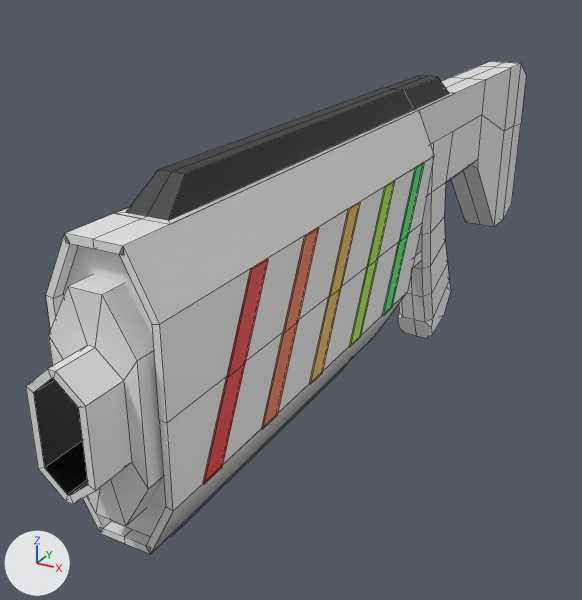
An edit to the FBX model Assets/Ethan_Objects/Protogun_Gun.fbx, drawn before and after from the same camera.
Camera for both pictures: a camera (50 mm lens) standing at (0.1416, -0.9302, 0.7803) and looking at (-0.0341, -0.6109, 0.6206). Arrows for +X, +Y and +Z are at lower left; the lights stay in place. Mesh edges are drawn as thin lines. Where no turn or scale is listed for an object, it has been applied to the vertices. Vertices at the same position are counted once.

The first picture shows 'MSH_GUN.001'.
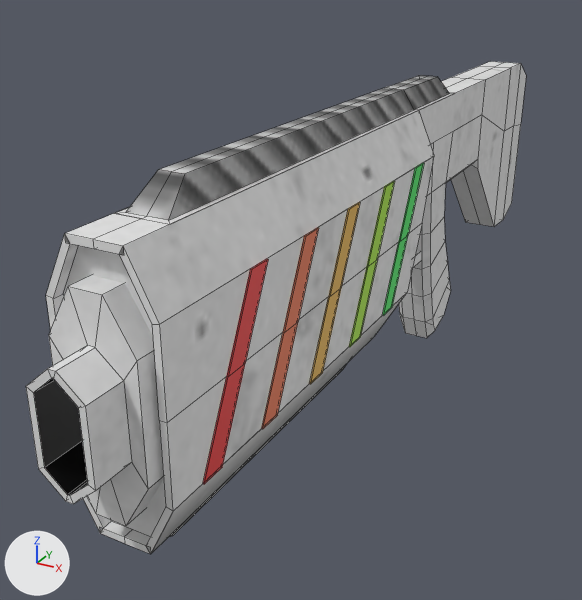
Commit message: Gun visuals updated

Edits to the scene script, one JSON object a line:
```json
{"op": "add", "block": "img_airvent_256_texture_png", "code": ["img_airvent_256_texture_png = load_image('Airvent_256_texture.png', 'Airvent_256_texture.png', 256, 256, 'sRGB')"]}
{"op": "add", "block": "img_fps_gun_texture_001_png", "code": ["img_fps_gun_texture_001_png = load_image('FPS_Gun_texture.001.png', 'FPS_Gun_texture.001.png', 256, 256, 'sRGB')"]}
{"op": "remove", "block": "mat_mat_gun_001", "code": "mat_mat_gun_001.base_color = (0.8, 0.8, 0.8)  # white #e7e7e7"}
{"op": "add", "block": "mat_mat_gun_001", "code": "mat_mat_gun_001.texture = img_fps_gun_texture_001_png"}
{"op": "remove", "block": "mat_mat_top_airvent", "code": "mat_mat_top_airvent.base_color = (0.0204, 0.0204, 0.0204)  # black #272727"}
{"op": "add", "block": "mat_mat_top_airvent", "code": "mat_mat_top_airvent.texture = img_airvent_256_texture_png  # with its transparency"}
{"block": "me_cube_001", "where": "# used by ob_msh_gun_001; location = (0.0, -0.522, 0.624)"}
{"block": "me_cube_001", "where": "# verts and faces of me_cube_001; kept vertices keep their numbers, new ones are numbered from 436"}
{"block": "me_cube_001", "where": "# before: 117 (0.0, -0.004, -0.041) at pixel (413, 319), 119 (0.0, 0.002, -0.054) at pixel (416, 335), 178 (-0.007, -0.004, -0.041) at pixel (402, 317), 180 (-0.01, -0.003, -0.044) at pixel (397, 319), 183 (-0.01, 0.0, -0.051) at pixel (399, 327)"}
{"block": "me_cube_001", "where": "# before: 184 (-0.007, 0.002, -0.054) at pixel (405, 333), 318 (0.007, -0.004, -0.041) at pixel (424, 321), 320 (0.01, -0.003, -0.044) at pixel (431, 327), 323 (0.01, 0.0, -0.051) at pixel (432, 335), 324 (0.007, 0.002, -0.054) at pixel (426, 338)"}
{"op": "remove", "block": "me_cube_001", "code": "me_cube_001.from_pydata(...)  # 436 vertices, 378 faces; spans x -0.021..0.021, y -0.278..0.162, z -0.054..0.096"}
{"op": "add", "block": "me_cube_001", "code": "me_cube_001.from_pydata(...)  # 436 vertices, 380 faces; spans x -0.021..0.021, y -0.278..0.162, z -0.054..0.096"}
{"block": "me_cube_001", "change": "me_cube_001 part 1"}
{"op": "add", "block": "me_cube_001", "code": "delete_faces([(117, 178, 180, 183, 184, 119), (117, 119, 324, 323, 320, 318)])"}
{"op": "add", "block": "me_cube_001", "code": "verts[180] = (-0.01, 0.001, -0.044)  # moved, pixel (400, 317)"}
{"op": "add", "block": "me_cube_001", "code": "verts[320] = (0.01, 0.001, -0.044)  # moved, pixel (433, 324)"}
{"op": "add", "block": "me_cube_001", "code": "verts[183] = (-0.01, 0.005, -0.05)  # moved, pixel (402, 323)"}
{"op": "add", "block": "me_cube_001", "code": "verts[323] = (0.01, 0.005, -0.05)  # moved, pixel (434, 330)"}
{"op": "add", "block": "me_cube_001", "code": "faces += [(178, 180, 183, 184), (318, 324, 323, 320), (117, 178, 184, 119), (117, 119, 324, 318)]  # mat_mat_gun_001 (picture img_fps_gun_texture_001_png)"}
{"block": "me_cube_001", "change": "me_cube_001 part 2: 376 kept faces spanning x -0.021..0.021, y -0.278..0.162, z -0.054..0.096 get new texture (UV) coordinates"}
```

Changed parts and their boxes (x1, y1, x2, y2) in the pictures (582 x 600 px):
```json
{"object": "MSH_GUN.001", "change": "surface changed, reshaped", "before": [26, 61, 526, 554], "after": [26, 61, 526, 554]}
{"part": 1, "of": "me_cube_001", "change": "built on", "before": [398, 282, 451, 338], "after": [399, 282, 451, 338]}
{"part": 2, "of": "me_cube_001", "change": "surface changed", "before": [61, 66, 514, 535], "after": [61, 66, 514, 535]}
```
